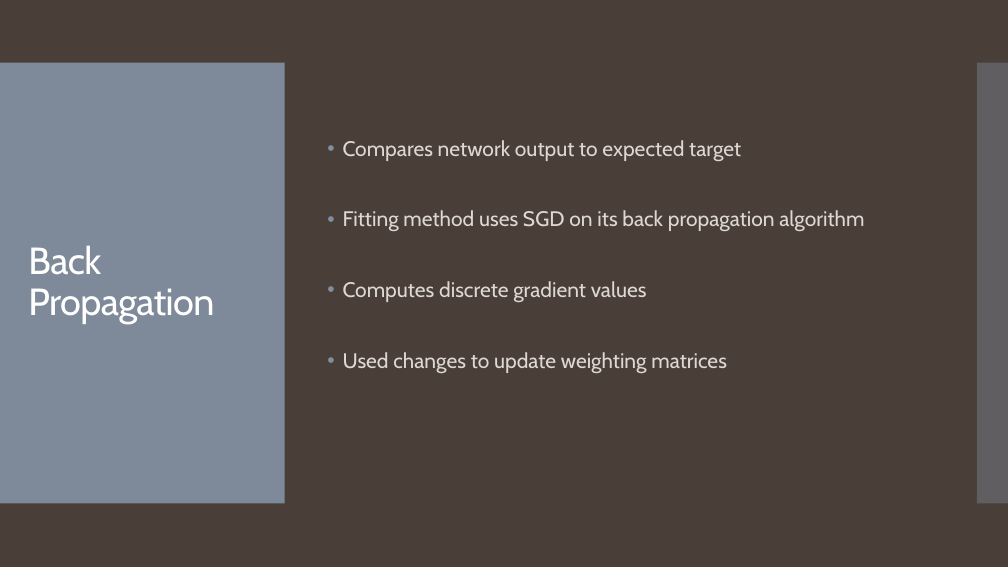
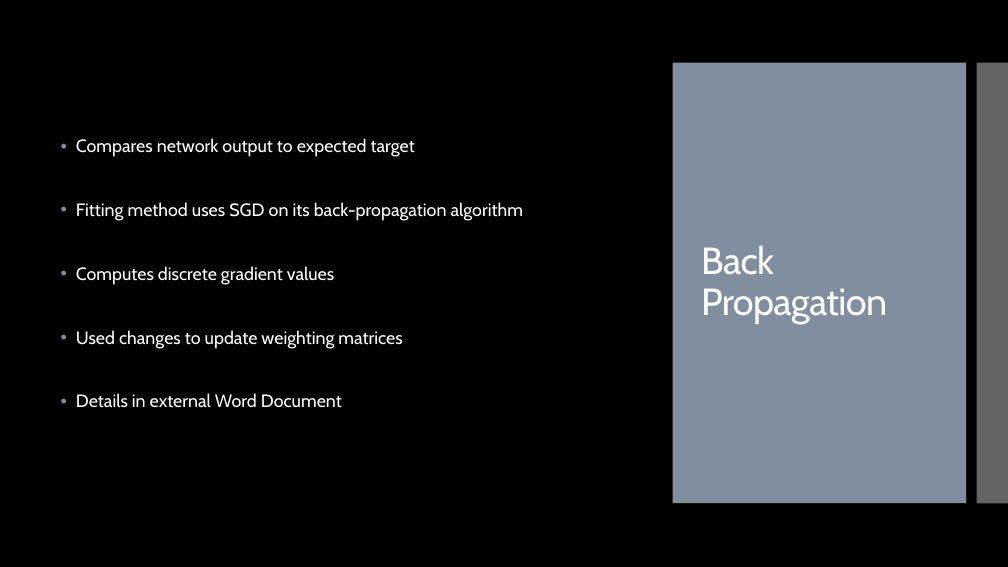
Before and after one commit to landonbuell/Convolutional-Neural-Networks, a slide deck: slide 26 of Presentations/11_03_2020/Training a Multilayer Perceptron with Stochastic Gradient Descent.pptx (slide 21 before the commit). Drawn at 1008x567 pixels with LibreOffice and Linux fonts; fonts in the diff are those of the drawing. Boxes give left, top, right and bottom in pixels: in the first picture for what was removed or moved away, otherwise in the second. Text is boxed around its words. In the diff, an @@ line names an element or a change of style, - is before the commit and + after.

Commit message:
10 March 2020
- nearly completed MLP SGD implementation source code breakdown
- Found places to imliment approx computations, possibly speed up computations
- Nearly finished slide show, requires a few more details on back propagation
- Need to touch up word doucment as well

```diff
--- a/Presentations/11_03_2020/Training a Multilayer Perceptron with Stochastic Gradient Descent.pptx
+++ b/Presentations/11_03_2020/Training a Multilayer Perceptron with Stochastic Gradient Descent.pptx
@@ background #4A3F38 to #000000 @@
@@ rectangle added at box(0, 0, 1008, 567), fill #000000 @@
@@ text "Compares network output to expected ...": place and size @@
-text "Compares network output to expected ..." at box(343, 140, 864, 373)
+text "Compares network output to expected ..." at box(76, 138, 523, 408)
@@ rectangle added at box(673, 63, 966, 504), fill #818E9F @@
@@ rectangle added at box(977, 63, 1008, 504), fill #C8C8C8 at 50% opacity @@
@@ title "Back Propagation": place and size @@
-title "Back Propagation" at box(28, 245, 214, 324)
+title "Back Propagation" at box(701, 245, 887, 324)
@@ text at box(76, 138, 415, 349): size 20 to 17 pt, text colour #DED8D4 to #FFFFFF in "Compares network output to expected target", "Computes discrete gradient values", "Used changes to update weighting matrices" @@
@@ text at box(76, 202, 523, 221): text changed; size 20 to 17 pt; text colour #DED8D4 to #FFFFFF @@
-• Fitting method uses SGD on its back propagation algorithm
+• Fitting method uses SGD on its back-propagation algorithm
@@ text at box(76, 393, 342, 408): paragraph added @@
+• Details in external Word Document
```
Also in this commit, not shown: 16 other slides changed, 6 slides added, 2 other files.
